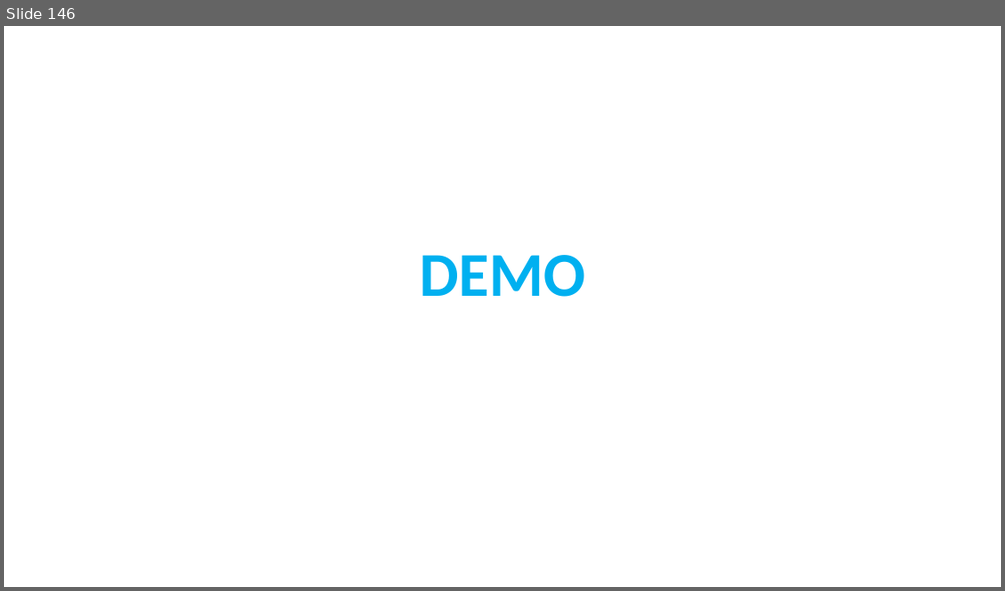
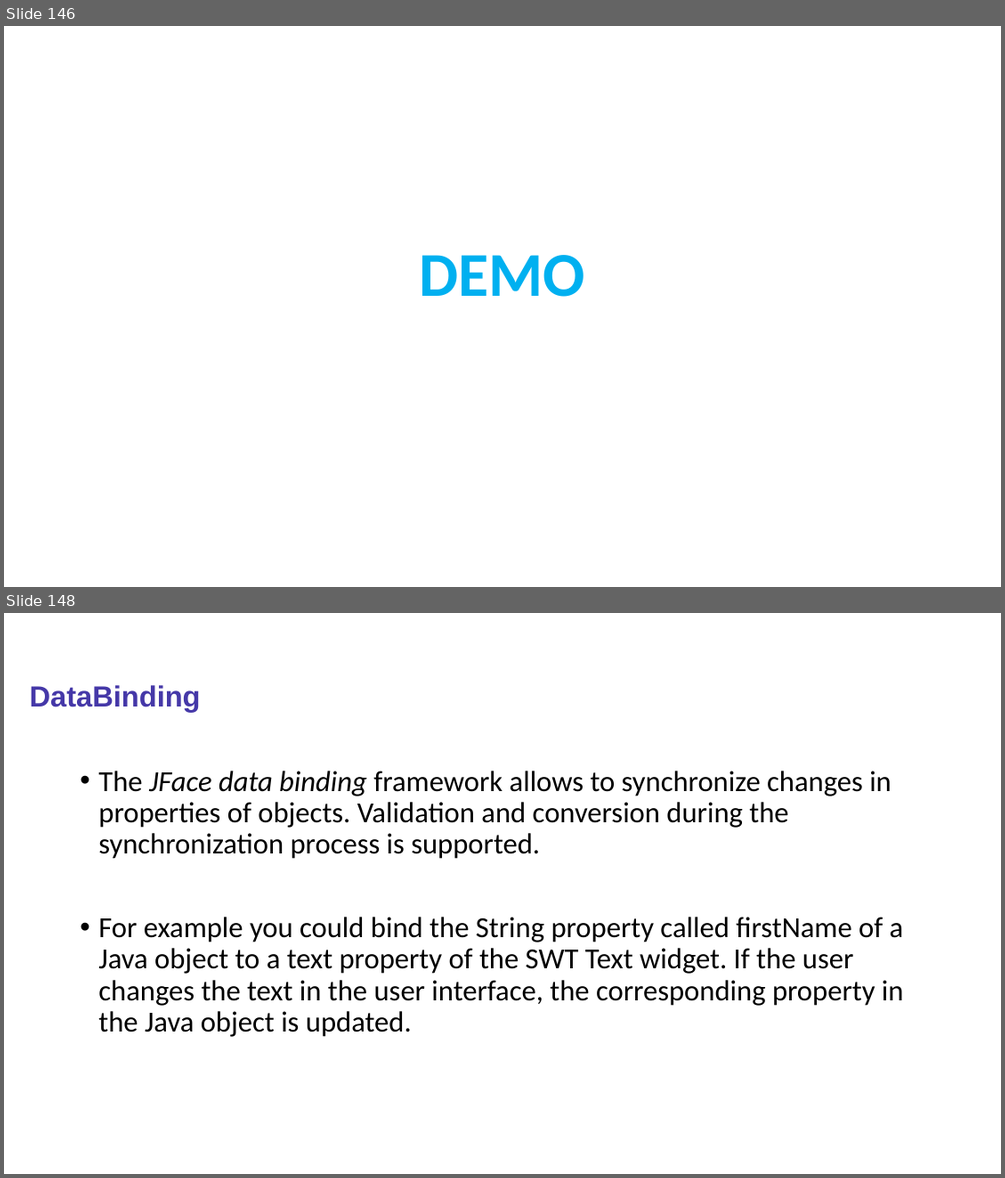
Before and after one commit to sabir123/RCP.Presentations, a slide deck: Eclipse_RCP_Training.pptx. Shown one above the other, each under a label of ours: slide 146 before the commit, slides 146 and 148 after it; the slides between them are not shown. The pictures are 1005x591 and 1005x1178 pixels, drawn with LibreOffice and Linux fonts; fonts in the diff are those of the drawing. Boxes give left, top, right and bottom in pixels: in the first picture for what was removed or moved away, otherwise in the second. Text is boxed around its words. In the diff, an @@ line names an element or a change of style, - is before the commit and + after.

```diff
--- a/Eclipse_RCP_Training.pptx
+++ b/Eclipse_RCP_Training.pptx
@@ slide 148 added at <box>4,613,1001,1174</box>, background #FFFFFF @@
@@ title added at <box>30,685,201,711</box>, 28 pt, text #4538A8, bold @@
+DataBinding
@@ text added at <box>98,771,904,1037</box>, 28 pt, text #000000 @@
+• The JFace data binding framework allows to synchronize changes in properties of objects. Validation and conversion during the synchronization process is supported.
+• For example you could bind the String property called firstName of a Java object to a text property of the SWT Text widget. If the user changes the text in the user interface, the corresponding property in the Java object is updated.
```
Also in this commit, not shown: 32 other slides added.
